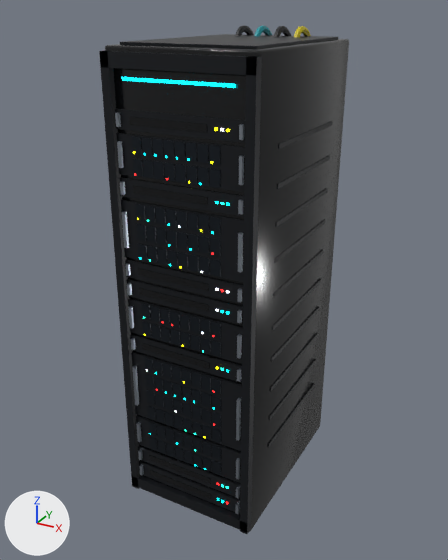
Renders of the glTF model simulator/godot/assets/rack.glb from each side of a commit.
The view is the same before and after, from a camera (50 mm lens) standing at (1.32, -2.51, 2.34) and looking at (-0.04, -0.03, 1.1). The lights are fixed; the arrows at lower left show +X, +Y and +Z. The picture after the commit comes second. Vertices at exactly the same position are counted once.

The scene before the commit, as lines of its bpy script (objects in view):
```python
mat_darksteel = principled_material('DarkSteel')
mat_darksteel.base_color = (0.0232, 0.0296, 0.0382)  # dark grey #2a3037
mat_darksteel.metallic = 0.85
mat_darksteel.roughness = 0.32
mat_graphite = principled_material('Graphite')
mat_graphite.base_color = (0.00913, 0.011, 0.0144)  # black #181b20
mat_graphite.metallic = 0.4
mat_graphite.roughness = 0.4
me_body_023 = bpy.data.meshes.new('Body.023')
me_body_023.from_pydata(...)  # 2224 vertices, 3440 faces; spans x -0.34..0.34, y -0.49..0.5, z 0.0..2.26
me_body_023.materials.append(mat_darksteel)  # dark grey #2a3037
me_body_023.materials.append(mat_blackgloss)  # black #0b0d10
me_body_023.materials.append(mat_graphite)  # black #181b20
me_body_023.materials.append(mat_steel)  # grey #a3acb6
me_body_023.materials.append(mat_neoncyan)  # cyan #00f0ff, glowing cyan #00f0ff
me_body_023.materials.append(mat_ledred)  # red #ff2020, glowing red #ff2020
me_body_023.materials.append(mat_neonteal)  # cyan #19f0c8, glowing cyan #1bffd5
me_body_023.materials.append(mat_neonyellow)  # yellow #fcee0a, glowing yellow #fff10a
me_body_023.materials.append(mat_neonwhite)  # white #ffffff, glowing pale blue #e8f4ff
me_body_023.materials.append(mat_cable)  # black #0f1114
me_body_023.materials.append(mat_cablecyan)  # cyan #0f8f99
me_body_023.materials.append(mat_cableyellow)  # yellow #c8b70c
ob_body = bpy.data.objects.new('Body', me_body_023)
ob_body.location = (0.0, 0.0, 0.0)
```
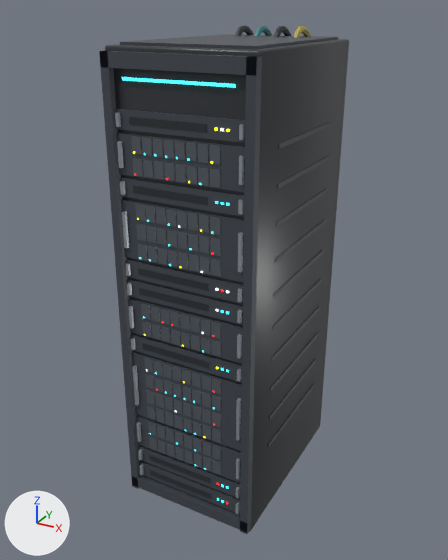
The edits, one by one:
Material 'DarkSteel' (mat_darksteel) changes colour from dark grey #2a3037 to dark grey #5d646c; in linear values from (0.0232, 0.0296, 0.0382) to (0.109, 0.127, 0.15).
Material 'Graphite' (mat_graphite) changes colour from black #181b20 to dark grey #454b53; in linear values from (0.00913, 0.011, 0.0144) to (0.0595, 0.0704, 0.0865).
Material 'LedYellow' (mat_ledyellow) is new.
Its base color is (0.973, 0.855, 0.00304) (yellow #fcee0a).
Its roughness is 0.3.
Its emission color is (1.0, 0.878, 0.00312) (yellow #fff10a).
Its emission strength is 1.46.
Material 'LedWhite' (mat_ledwhite) is new.
Its base color is (0.905, 0.922, 0.939) (white #f4f6f8).
Its roughness is 0.3.
Its emission color is (0.855, 0.905, 1.0) (white #eef4ff).
Its emission strength is 1.5.
Material 'Charcoal' (mat_charcoal) is new.
Its base color is (0.0232, 0.0262, 0.0319) (dark grey #2a2d32).
Its roughness is 0.35.
Material 'LedCyan' (mat_ledcyan) is new.
Its base color is (0.212, 0.791, 0.855) (cyan #7fe6ee).
Its roughness is 0.3.
Its emission color is (0.0, 0.871, 1.0) (cyan #00f0ff).
Its emission strength is 1.5.
me_body_023 has 2224 vertices, 3440 faces and spans x -0.34..0.34, y -0.49..0.5, z 0.0..2.26.
me_body_023 is used by ob_body; location (0.0, 0.0, 0.0).
me_body_023 part 1: 208 of 2224 vertices moved; they spanned x -0.22..0.23, y -0.48..-0.47, z 0.14..1.8 and now span x -0.25..0.25, y -0.48..-0.47, z 0.14..2.09; mean shift (0.0, 0.0, 0.34); largest move (-0.05, -0.47, 1.7) -> (0.23, -0.47, 0.14).
me_body_023 part 2: 8 of 2224 vertices moved; they spanned x -0.25..0.25, y -0.47, z 2.07..2.09 and now span x -0.06..-0.05, y -0.48..-0.47, z 1.51..1.52; mean shift (-0.06, 0.0, -0.57); largest move (0.25, -0.47, 2.09) -> (-0.05, -0.47, 1.52).
me_body_023 part 3: all 192 faces that had it switch from mat_blackgloss (black #0b0d10) to mat_charcoal (dark grey #2a2d32).
me_body_023 part 4: all 360 faces that had it switch from mat_neoncyan (cyan #00f0ff, glowing cyan #00f0ff) to mat_ledcyan (cyan #7fe6ee, glowing cyan #00f0ff).
me_body_023 part 5: 96 of the faces centred in x -0.16..0.2, y -0.48..-0.47, z 0.58..1.43 switch from mat_ledred (red #ff2020, glowing red #ff2020) to mat_ledcyan (cyan #7fe6ee, glowing cyan #00f0ff).
me_body_023 part 6: 12 of the faces centred in x -0.22..-0.21, y -0.48..-0.47, z 1.7..1.71 switch from mat_ledred (red #ff2020, glowing red #ff2020) to mat_ledcyan (cyan #7fe6ee, glowing cyan #00f0ff).
me_body_023 part 7: all 132 faces that had it switch from mat_neonteal (cyan #19f0c8, glowing cyan #1bffd5) to mat_ledred (red #ff2020, glowing red #ff2020).
me_body_023 no longer uses material mat_neonyellow (yellow #fcee0a, glowing yellow #fff10a).
me_body_023 no longer uses material mat_neonwhite (white #ffffff, glowing pale blue #e8f4ff).
me_body_023 gains material mat_ledyellow (yellow #fcee0a, glowing yellow #fff10a).
me_body_023 gains material mat_ledwhite (white #f4f6f8, glowing white #eef4ff).

Location of each change, [x1, y1, x2, y2] in pixels of the pictures (448 x 560 px; the box of a moved part takes in the faces that stretch with it):
'Body', recoloured (black to grey): [99, 25, 342, 534] in both
part 1 of me_body_023, moved or reshaped: before [134, 156, 228, 505]; after [122, 77, 236, 505]
part 2 of me_body_023, moved or reshaped (not visible afterwards): before [122, 77, 236, 88]
part 3 of me_body_023, recoloured (black to dark grey): [105, 39, 342, 532] in both
part 4 of me_body_023, recoloured: before [122, 77, 236, 503]; after [139, 220, 229, 503]
part 5 of me_body_023, recoloured: before [156, 253, 224, 426]; after [144, 153, 229, 206]
part 6 of me_body_023, recoloured: after [122, 77, 236, 88]
part 7 of me_body_023, recoloured: before [143, 202, 228, 489]; after [134, 173, 224, 485]
